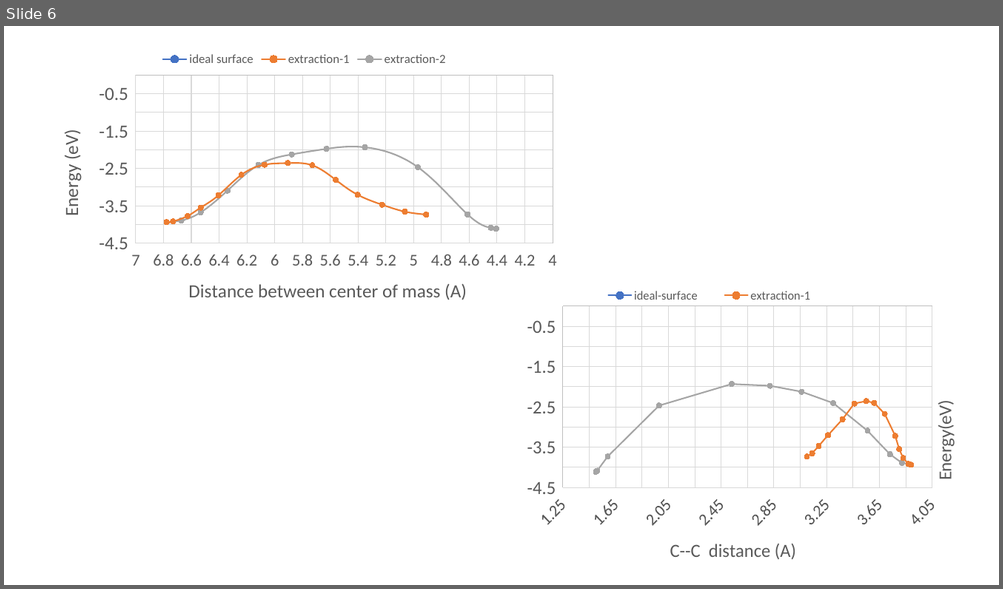
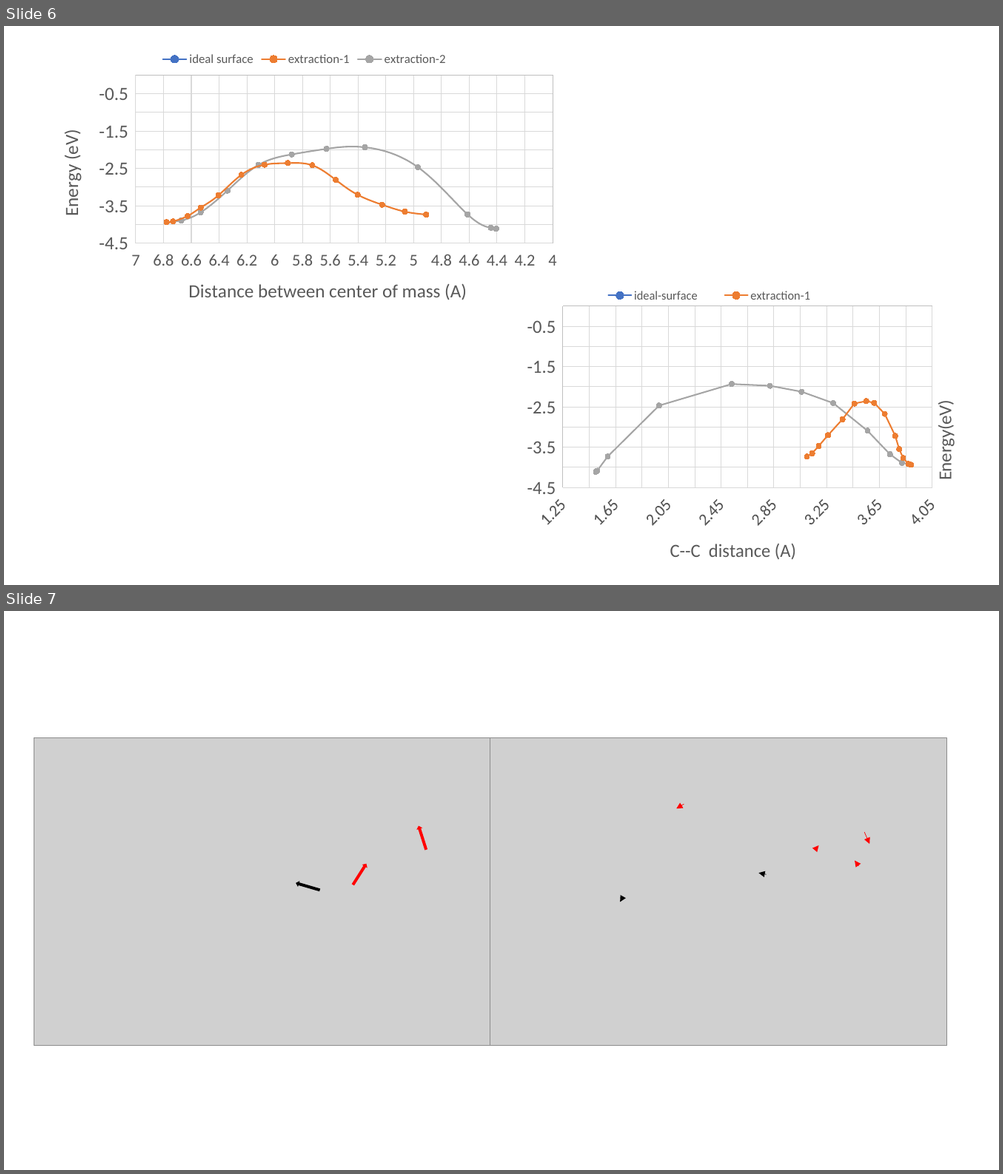
Before and after one commit to rzk1/ullmann, a slide deck: EnergyFile.pptx. Shown one above the other, each under a label of ours: slide 6 before the commit, slides 6 and 7 after it. The pictures are 1003x589 and 1003x1174 pixels, drawn with LibreOffice and Linux fonts; fonts in the diff are those of the drawing; grey boxes stand for pictures. Boxes give left, top, right and bottom in pixels: in the first picture for what was removed or moved away, otherwise in the second. Text is boxed around its words. In the diff, an @@ line names an element or a change of style, - is before the commit and + after.

```diff
--- a/EnergyFile.pptx
+++ b/EnergyFile.pptx
@@ slide 7 added at bbox=[4, 611, 999, 1170], background #FFFFFF @@
@@ picture added at bbox=[34, 738, 490, 1045] @@
@@ picture added at bbox=[489, 738, 946, 1045] @@
@@ arrow added from (684, 804) to (676, 809), #FF0000 0.5 pt @@
@@ right arrow added at bbox=[417, 826, 428, 850], fill #FF0000, outline #FF0000 1 pt @@
@@ arrow added from (865, 832) to (870, 844), #FF0000 0.5 pt @@
@@ arrow added from (815, 850) to (819, 846), #FF0000 0.5 pt @@
@@ right arrow added at bbox=[352, 863, 368, 886], fill #FF0000, outline #FF0000 1 pt @@
@@ arrow added from (765, 874) to (758, 873), #000000 0.5 pt @@
@@ arrow added from (858, 866) to (854, 861), #FF0000 0.5 pt @@
@@ right arrow added at bbox=[296, 882, 320, 891], fill #000000, outline #000000 1 pt @@
@@ arrow added from (623, 897) to (620, 902), #000000 0.5 pt @@
```
Also in this commit, not shown: 1 slide changed, 2 other files.
